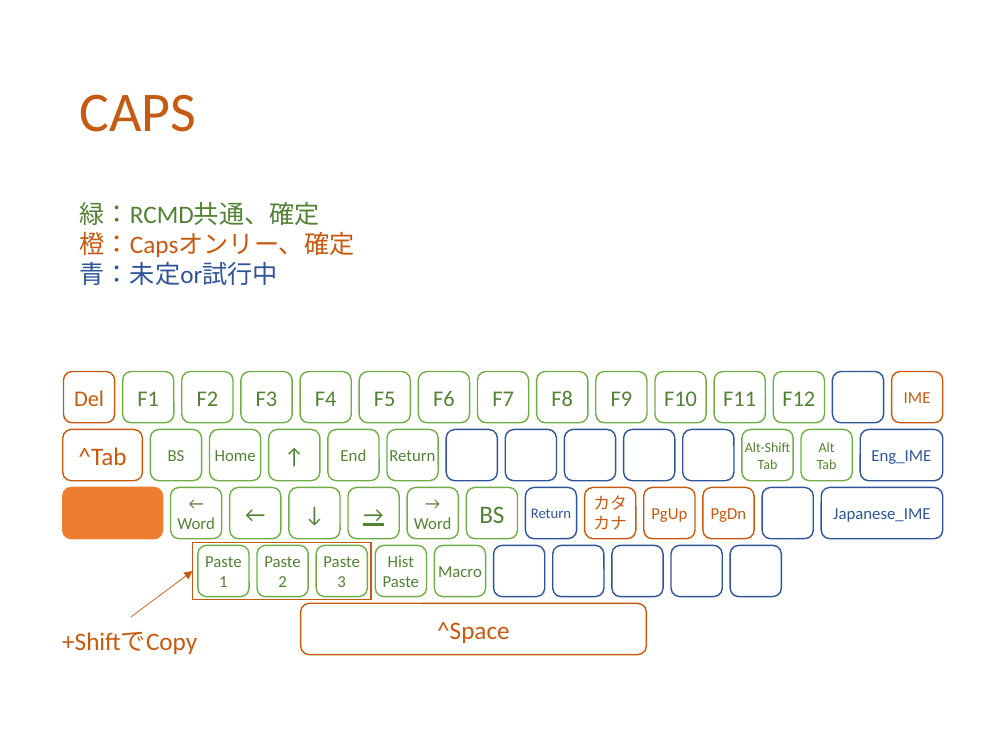
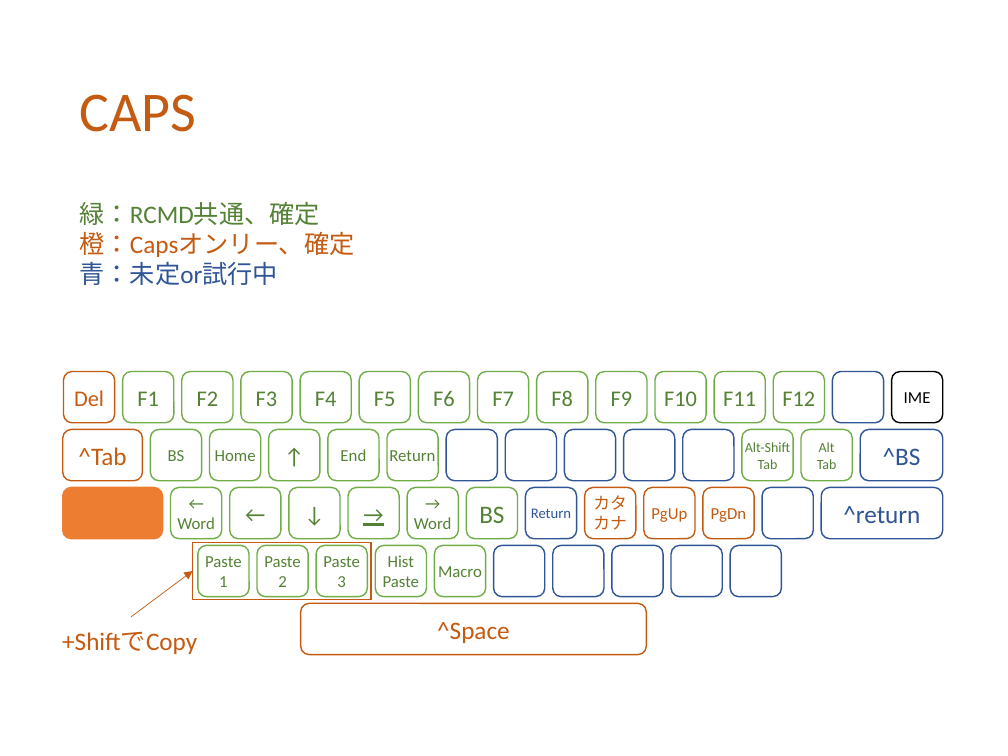
Before and after one commit to ittooo66/myAHK, a slide deck: slide 4 of MANUAL.pptx. Drawn at 1008x756 pixels with LibreOffice and Linux fonts; fonts in the diff are those of the drawing. Boxes give left, top, right and bottom in pixels: in the first picture for what was removed or moved away, otherwise in the second. Text is boxed around its words. In the diff, an @@ line names an element or a change of style, - is before the commit and + after.

```diff
--- a/MANUAL.pptx
+++ b/MANUAL.pptx
@@ rounded rectangle "IME" at (x1=891, y1=372, x2=942, y2=423): text colour #C55A11 to #000000; outline #C55A11 1 pt to #000000 1 pt @@
@@ text in rounded rectangle at (x1=883, y1=448, x2=921, y2=465): text changed; size 12 to 18 pt @@
-Eng_IME
+^BS
@@ text in rounded rectangle at (x1=843, y1=506, x2=920, y2=523): text changed; size 12 to 18 pt @@
-Japanese_IME
+^return
```
Also in this commit, not shown: 6 other slides changed.
